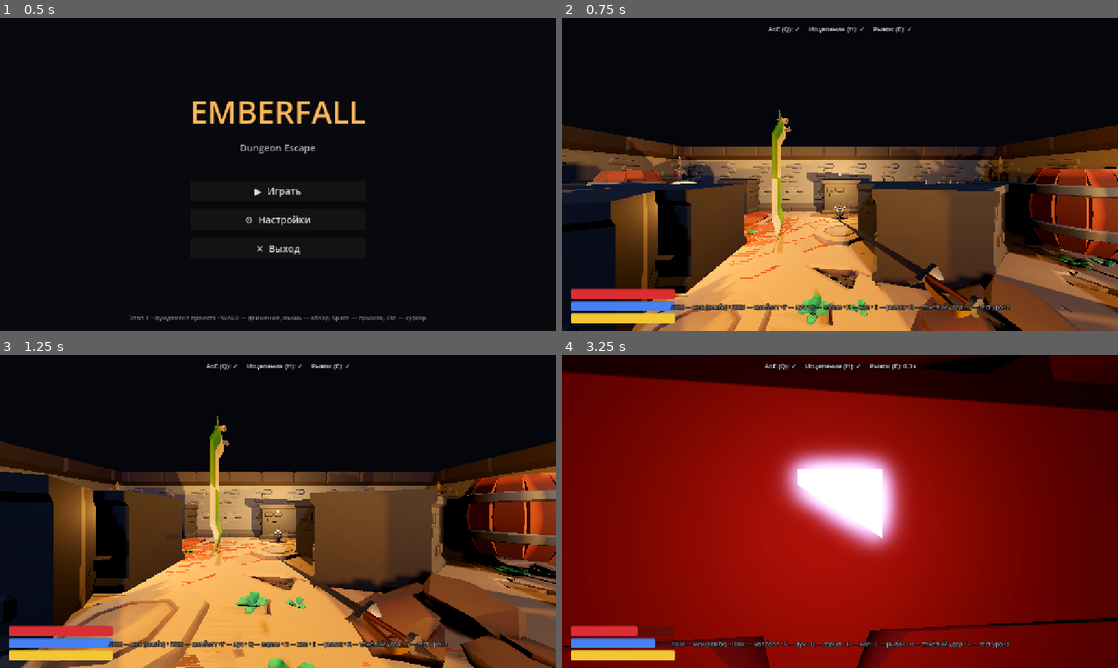
Above: before the commit, frames 1-4 (two rows, left to right).
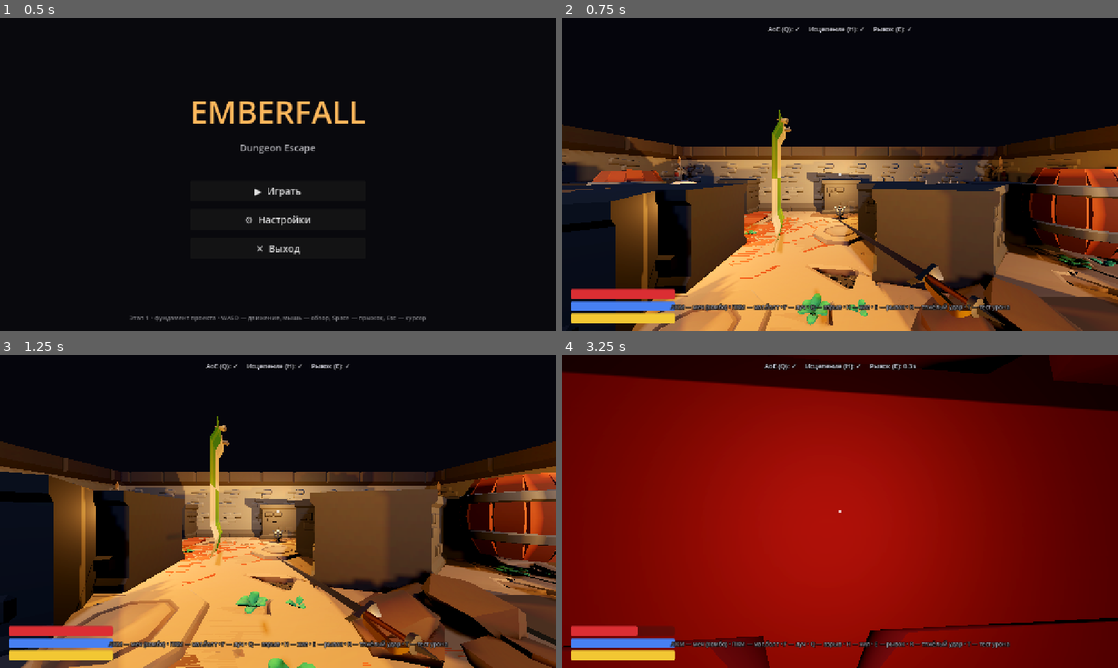
Above: after the commit, the same moments.

Repository: maksummatatov10-spec1231/AgentNeyro
Game: Godot game, scene res://scenes/ui/main_menu.tscn
Two runs of this game, one before a commit and one after it. Both use one fixed random seed, a clock stepped at 60 frames per second and the inputs below.
Inputs (mouse positions are in pixels of both pictures, inside the frame that each line leads up to):
- Up to frame 1 (0.5 s): no input
- Up to frame 2 (0.75 s): click "▶ Играть" at 0.5 s
- Up to frame 3 (1.25 s): no input
- Up to frame 4 (3.25 s): move the mouse to (867, 511) at 1.27 s; hold F (cast_beam) 1.28-2.03 s; hold W (move_forward) from 1.28 s (still down); click (867, 511) at 1.42 s; tap Space (jump) at 1.52, 2.27 s; tap E (dash) at 1.55, 2.1 s; move the mouse to (812, 511) at 2.02 s; click (812, 511) at 2.17 s; tap T (test_self_damage) at 2.3, 2.85 s; move the mouse to (851, 505) at 2.77 s; hold F (cast_beam) from 2.78 s (still down); click (851, 505) at 2.92 s

Frame 1 is identical in both runs. In frame 2, 1.1% of the frame differs, in the area x 78-100%, y 89-100%; in frame 3, 0.9%; in frame 4, 6.3%, in the area x 16-63%, y 29-94%.
Error after the commit: Invalid assignment of property or key 'radius' with value of type 'float' on a base object of type 'CylinderMesh'. (res://scripts/world/dungeon_builder.gd:353)

Commit message:
feat(stage4.0): ловушки, выход/победа, смерть/поражение, друзья; луч убран
- ЛУЧ ПОЛНОСТЬЮ УБРАН (код, нод, материал, константы, ввод)
- ЛОВУШКИ-ШИПЫ: цикл покой→телеграф(жёлтый)→активна(красный, урон по зоне);
  спавн 3 ловушек в данже
- ВЫХОД: светящийся портал + зона-триггер → победа при касании игроком
- ДРУЗЬЯ у выхода (Knight/Mage/Ranger, статичны)
- ЭКРАН ПОБЕДЫ (win_screen) + ЭКРАН ПОРАЖЕНИЯ (death_screen) с кнопками
  Заново / В главное меню
- GameManager: win_game/lose_game/restart_level
- Игрок: при HP=0 → lose_game (death screen)
- Уровень: state PLAYING при загрузке

Co-authored-by: arena-agent <297053741+arena-agent@users.noreply.github.com>

Diff:
--- a/scenes/player/player.tscn
+++ b/scenes/player/player.tscn
@@ -1,7 +1,6 @@
-[gd_scene load_steps=6 format=3]
+[gd_scene load_steps=4 format=3]
 
 [ext_resource type="Script" path="res://scripts/player/player_controller.gd" id="1_player"]
-[ext_resource type="Material" path="res://materials/beam_material.tres" id="beam_mat"]
 
 [sub_resource type="CapsuleShape3D" id="CapsuleShape3D_1"]
 radius = 0.4
@@ -9,9 +8,6 @@
 
 [sub_resource type="BoxShape3D" id="MeleeShape"]
 size = Vector3(1.5, 1.6, 2.6)
-
-[sub_resource type="BoxMesh" id="BeamMesh"]
-size = Vector3(0.22, 0.22, 1)
 
 [node name="Player" type="CharacterBody3D" groups=["player"]]
 script = ExtResource("1_player")
@@ -39,10 +35,3 @@
 
 [node name="CollisionShape3D" type="CollisionShape3D" parent="Head/MeleeArea"]
 shape = SubResource("MeleeShape")
-
-[node name="BeamVisual" type="MeshInstance3D" parent="Head"]
-transform = Transform3D(1, 0, 0, 0, 1, 0, 0, 0, 1, 0, 0, -0.5)
-mesh = SubResource("BeamMesh")
-material_override = ExtResource("beam_mat")
-cast_shadow = 0
-visible = false
--- /dev/null
+++ b/scenes/ui/death_screen.tscn
@@ -0,0 +1,56 @@
+[gd_scene load_steps=2 format=3]
+
+[ext_resource type="Script" path="res://scripts/ui/death_screen.gd" id="1_death"]
+
+[node name="DeathScreen" type="Control"]
+layout_mode = 3
+anchors_preset = 15
+anchor_right = 1.0
+anchor_bottom = 1.0
+script = ExtResource("1_death")
+
+[node name="BG" type="ColorRect" parent="."]
+layout_mode = 1
+anchors_preset = 15
+anchor_right = 1.0
+anchor_bottom = 1.0
+color = Color(0.08, 0.01, 0.01, 0.92)
+
+[node name="VBox" type="VBoxContainer" parent="."]
+layout_mode = 1
+anchors_preset = 8
+anchor_left = 0.5
+anchor_top = 0.5
+anchor_right = 0.5
+anchor_bottom = 0.5
+offset_left = -150
+offset_top = -120
+offset_right = 150
+offset_bottom = 120
+theme_override_constants/separation = 20
+
+[node name="Title" type="Label" parent="VBox"]
+layout_mode = 2
+theme_override_colors/font_color = Color(1.0, 0.25, 0.25, 1)
+theme_override_font_sizes/font_size = 56
+text = "ТЫ ПОГИБ"
+horizontal_alignment = 1
+
+[node name="Sub" type="Label" parent="VBox"]
+layout_mode = 2
+theme_override_colors/font_color = Color(0.8, 0.8, 0.8, 1)
+theme_override_font_sizes/font_size = 18
+text = "Подземелье поглотило тебя."
+horizontal_alignment = 1
+
+[node name="Again" type="Button" parent="VBox"]
+layout_mode = 2
+custom_minimum_size = Vector2(0, 48)
+theme_override_font_sizes/font_size = 20
+text = "Попробовать снова"
+
+[node name="Menu" type="Button" parent="VBox"]
+layout_mode = 2
+custom_minimum_size = Vector2(0, 48)
+theme_override_font_sizes/font_size = 20
+text = "В главное меню"
--- /dev/null
+++ b/scenes/ui/win_screen.tscn
@@ -0,0 +1,56 @@
+[gd_scene load_steps=2 format=3]
+
+[ext_resource type="Script" path="res://scripts/ui/win_screen.gd" id="1_win"]
+
+[node name="WinScreen" type="Control"]
+layout_mode = 3
+anchors_preset = 15
+anchor_right = 1.0
+anchor_bottom = 1.0
+script = ExtResource("1_win")
+
+[node name="BG" type="ColorRect" parent="."]
+layout_mode = 1
+anchors_preset = 15
+anchor_right = 1.0
+anchor_bottom = 1.0
+color = Color(0.02, 0.03, 0.02, 0.92)
+
+[node name="VBox" type="VBoxContainer" parent="."]
+layout_mode = 1
+anchors_preset = 8
+anchor_left = 0.5
+anchor_top = 0.5
+anchor_right = 0.5
+anchor_bottom = 0.5
+offset_left = -150
+offset_top = -120
+offset_right = 150
+offset_bottom = 120
+theme_override_constants/separation = 20
+
+[node name="Title" type="Label" parent="VBox"]
+layout_mode = 2
+theme_override_colors/font_color = Color(0.4, 1.0, 0.5, 1)
+theme_override_font_sizes/font_size = 56
+text = "ТЫ СБЕЖАЛ!"
+horizontal_alignment = 1
+
+[node name="Sub" type="Label" parent="VBox"]
+layout_mode = 2
+theme_override_colors/font_color = Color(0.8, 0.8, 0.8, 1)
+theme_override_font_sizes/font_size = 18
+text = "Друзья встретили тебя у выхода."
+horizontal_alignment = 1
+
+[node name="Again" type="Button" parent="VBox"]
+layout_mode = 2
+custom_minimum_size = Vector2(0, 48)
+theme_override_font_sizes/font_size = 20
+text = "Играть снова"
+
+[node name="Menu" type="Button" parent="VBox"]
+layout_mode = 2
+custom_minimum_size = Vector2(0, 48)
+theme_override_font_sizes/font_size = 20
+text = "В главное меню"
--- a/scripts/autoload/game_manager.gd
+++ b/scripts/autoload/game_manager.gd
@@ -61,5 +61,23 @@
 	Input.mouse_mode = Input.MOUSE_MODE_VISIBLE
 	get_tree().change_scene_to_file("res://scenes/ui/main_menu.tscn")
 
+func win_game() -> void:
+	if state == GameState.WIN or state == GameState.LOSE:
+		return
+	set_state(GameState.WIN)
+	Input.mouse_mode = Input.MOUSE_MODE_VISIBLE
+	get_tree().change_scene_to_file("res://scenes/ui/win_screen.tscn")
+
+func lose_game() -> void:
+	if state == GameState.WIN or state == GameState.LOSE:
+		return
+	set_state(GameState.LOSE)
+	Input.mouse_mode = Input.MOUSE_MODE_VISIBLE
+	get_tree().change_scene_to_file("res://scenes/ui/death_screen.tscn")
+
+func restart_level() -> void:
+	set_state(GameState.PLAYING)
+	get_tree().change_scene_to_file("res://scenes/levels/test_level.tscn")
+
 func quit_game() -> void:
 	get_tree().quit()
--- a/scripts/player/player_controller.gd
+++ b/scripts/player/player_controller.gd
@@ -23,9 +23,6 @@
 const BOLT_COST := 12.0
 const BOLT_SPEED := 22.0
 const BOLT_DMG := 25.0
-const BEAM_COST_PER_SEC := 18.0
-const BEAM_DMG_PER_SEC := 26.0
-const BEAM_RANGE := 16.0
 const AOE_COST := 35.0
 const AOE_DMG := 60.0
 const AOE_RADIUS := 4.0
@@ -61,7 +58,6 @@
 const MELEE_CD := 0.5
 var _melee_active: bool = false
 var _melee_hits: Array = []
-var _beam_active: bool = false
 var _shake: float = 0.0
 
 # Ноды
@@ -69,7 +65,6 @@
 @onready var camera: Camera3D = $Head/Camera3D
 @onready var melee_area: Area3D = $Head/MeleeArea
 @onready var viewmodel: Node3D = $Head/ViewModel
-@onready var beam_visual: MeshInstance3D = $Head/BeamVisual
 
 const VFX_BURST: PackedScene = preload("res://scenes/world/vfx_burst.tscn")
 const PROJECTILE: PackedScene = preload("res://scenes/world/projectile.tscn")
@@ -86,7 +81,6 @@
 	capture_mouse()
 	melee_area.monitoring = false
 	melee_area.body_entered.connect(_on_melee_body_entered)
-	beam_visual.visible = false
 	_load_viewmodel()
 	_load_body()
 	_emit_stats()
@@ -154,14 +148,6 @@
 		_dash()
 	if Input.is_action_just_pressed("test_self_damage"):
 		take_damage(18.0, global_position + Vector3.FORWARD)
-	# Луч (удержание)
-	var want_beam := Input.is_action_pressed("cast_beam")
-	if want_beam and mana > 0.0:
-		if not _beam_active:
-			_beam_active = true
-	elif not want_beam:
-		_beam_active = false
-		beam_visual.visible = false
 
 # ---------------- ФИЗИКА ----------------
 func _physics_process(delta: float) -> void:
@@ -177,8 +163,6 @@
 			_dashing = false
 		move_and_slide()
 		_push_rigidbodies()
-		if _beam_active:
-			_process_beam(delta)
 		return
 	var input_dir := Input.get_vector("move_left", "move_right", "move_forward", "move_back")
 	var speed := walk_speed
@@ -194,8 +178,6 @@
 	velocity.z = lerpf(velocity.z, target.z, smoothing)
 	move_and_slide()
 	_push_rigidbodies()
-	if _beam_active:
-		_process_beam(delta)
 
 func _push_rigidbodies() -> void:
 	for i in get_slide_collision_count():
@@ -257,34 +239,6 @@
 	p.global_position = head.global_position + head.global_transform.basis.z * -0.6
 	p.setup(-head.global_transform.basis.z * BOLT_SPEED, BOLT_DMG, self)
 	EventBus.ability_cast.emit("magic_bolt")
-
-func _process_beam(delta: float) -> void:
-	var cost := BEAM_COST_PER_SEC * delta
-	if mana < cost:
-		_beam_active = false
-		beam_visual.visible = false
-		return
-	mana -= cost
-	var fwd := -camera.global_transform.basis.z
-	var from := camera.global_position
-	var to := from + fwd * BEAM_RANGE
-	var query := PhysicsRayQueryParameters3D.create(from, to)
-	query.exclude = [self]
-	var hit := get_world_3d().direct_space_state.intersect_ray(query)
-	var end_pos := to
-	if hit and hit.has("position"):
-		end_pos = hit["position"]
-		var col = hit.get("collider")
-		if col and col.has_method("take_damage"):
-			col.take_damage(BEAM_DMG_PER_SEC * delta, from)
-	# Визуал луча (старт чуть впереди камеры, чтобы не clip-ить)
-	var vfrom := from + fwd * 0.6
-	var mid := (vfrom + end_pos) * 0.5
-	var dist := vfrom.distance_to(end_pos)
-	beam_visual.global_position = mid
-	beam_visual.look_at(end_pos)
-	beam_visual.scale.z = dist
-	beam_visual.visible = true
 
 func _cast_aoe() -> void:
 	if _cd_aoe > 0.0 or not _can_cast(AOE_COST):
@@ -340,6 +294,7 @@
 	_spawn_vfx(head.global_position, Color(1.0, 0.2, 0.2), 0.4)
 	if hp <= 0.0:
 		EventBus.player_died.emit()
+		GameManager.lose_game()
 
 # ---------------- ХЕЛПЕРЫ ----------------
 func _can_cast(cost: float) -> bool:
--- /dev/null
+++ b/scripts/ui/death_screen.gd
@@ -0,0 +1,13 @@
+extends Control
+## Экран поражения (ты погиб в данже).
+
+func _ready() -> void:
+	Input.mouse_mode = Input.MOUSE_MODE_VISIBLE
+	$VBox/Again.pressed.connect(_on_again)
+	$VBox/Menu.pressed.connect(_on_menu)
+
+func _on_again() -> void:
+	GameManager.restart_level()
+
+func _on_menu() -> void:
+	GameManager.goto_main_menu()
--- /dev/null
+++ b/scripts/ui/win_screen.gd
@@ -0,0 +1,13 @@
+extends Control
+## Экран победы (ты выбрался из данжа).
+
+func _ready() -> void:
+	Input.mouse_mode = Input.MOUSE_MODE_VISIBLE
+	$VBox/Again.pressed.connect(_on_again)
+	$VBox/Menu.pressed.connect(_on_menu)
+
+func _on_again() -> void:
+	GameManager.restart_level()
+
+func _on_menu() -> void:
+	GameManager.goto_main_menu()
--- a/scripts/world/dungeon_builder.gd
+++ b/scripts/world/dungeon_builder.gd
@@ -27,6 +27,9 @@
 	_scatter_props()
 	_spawn_dummies()
 	_spawn_enemies()
+	_spawn_traps()
+	_spawn_exit()
+	GameManager.set_state(GameManager.GameState.PLAYING)
 	EventBus.level_loaded.emit()
 	print("EMBERFALL: данж построен. пол=%d стен=%d колон=%d факел=%d декор=%d" %
 		[floor_tiles.size(), wall_tiles.size(), column_tiles.size(), torch_tiles.size(), prop_tiles.size()])
@@ -320,3 +323,75 @@
 	enemy.attack_damage = float(d["dmg"])
 	enemy.attack_range = float(d["range"])
 	add_child(enemy)
+
+# ---------- ловушки-шипы (Этап 4) ----------
+func _spawn_traps() -> void:
+	var script = load("res://scripts/world/spike_trap.gd")
+	var spots := [
+		Vector3(TILE, 0.06, TILE * 2),
+		Vector3(-TILE * 2, 0.06, -TILE * 2),
+		Vector3(TILE * 2, 0.06, -TILE),
+	]
+	for s in spots:
+		var trap := Area3D.new()
+		trap.position = s
+		var col := CollisionShape3D.new()
+		var box := BoxShape3D.new()
+		box.size = Vector3(1.5, 1.0, 1.5)
+		col.position = Vector3(0, 0.5, 0)
+		col.shape = box
+		trap.add_child(col)
+		trap.set_script(script)
+		add_child(trap)
+
+# ---------- выход + друзья (Этап 4) ----------
+func _spawn_exit() -> void:
+	var pos := Vector3(0.0, 0.0, -(HALL_RADIUS - 1) * TILE)
+	# Светящийся портал-выход
+	var portal := MeshInstance3D.new()
+	var cyl := CylinderMesh.new()
+	cyl.radius = 1.4
+	cyl.height = 3.0
+	portal.mesh = cyl
+	var m := StandardMaterial3D.new()
+	m.albedo_color = Color(0.4, 1.0, 0.7)
+	m.emission_enabled = true
+	m.emission = Color(0.4, 1.0, 0.7)
+	m.emission_energy_multiplier = 3.0
+	portal.material_override = m
+	portal.position = pos + Vector3(0, 1.5, 0)
+	add_child(portal)
+	var light := OmniLight3D.new()
+	light.position = pos + Vector3(0, 2.0, 0)
+	light.light_color = Color(0.4, 1.0, 0.7)
+	light.light_energy = 4.0
+	light.omni_range = 14.0
+	add_child(light)
+	# Зона-триггер победы
+	var zone := Area3D.new()
+	zone.position = pos + Vector3(0, 1.0, 0)
+	var col := CollisionShape3D.new()
+	var box := BoxShape3D.new()
+	box.size = Vector3(2.8, 3.0, 2.0)
+	col.shape = box
+	zone.add_child(col)
+	zone.set_script(load("res://scripts/world/exit_zone.gd"))
+	add_child(zone)
+	_spawn_friends(pos)
+
+func _spawn_friends(exit_pos: Vector3) -> void:
+	# Друзья-авантюристы у выхода (статичны; анимация Idle — позже)
+	var files := ["Knight.glb", "Mage.glb", "Ranger.glb"]
+	var i := 0
+	for fn in files:
+		var p: String = "res://assets/characters/adventurers/" + fn
+		if not ResourceLoader.exists(p):
+			continue
+		var res = load(p)
+		if res == null:
+			continue
+		var fr = res.instantiate()
+		fr.position = exit_pos + Vector3((i - 1) * 1.2, 0.0, 1.8)
+		fr.rotation.y = PI  # лицом к игроку (к центру)
+		add_child(fr)
+		i += 1
--- /dev/null
+++ b/scripts/world/exit_zone.gd
@@ -0,0 +1,9 @@
+extends Area3D
+## Зона выхода (Этап 4). Игрок касается → победа.
+
+func _ready() -> void:
+	body_entered.connect(_on_body_entered)
+
+func _on_body_entered(body: Node) -> void:
+	if body.is_in_group("player"):
+		GameManager.win_game()
--- /dev/null
+++ b/scripts/world/spike_trap.gd
@@ -0,0 +1,62 @@
+extends Area3D
+## Шипованная ловушка (Этап 4). Цикл: покой → телеграф (жёлтый) → активна (красный, урон).
+## Визуал строится в коде (плита), урон — по всем телам в зоне в активной фазе.
+
+@export var period: float = 2.6
+@export var telegraph_time: float = 0.5
+@export var active_time: float = 0.8
+@export var damage_per_sec: float = 32.0
+
+var _timer: float = 0.0
+var _state: int = 0  # 0=покой, 1=телеграф, 2=активна
+var _plate: MeshInstance3D
+var _plate_mat: StandardMaterial3D
+
+const COL_IDLE := Color(0.28, 0.24, 0.2)
+const COL_TELE := Color(1.0, 0.78, 0.2)
+const COL_ACT := Color(1.0, 0.16, 0.16)
+
+func _ready() -> void:
+	_build_visual()
+
+func _build_visual() -> void:
+	_plate = MeshInstance3D.new()
+	var box := BoxMesh.new()
+	box.size = Vector3(1.6, 0.12, 1.6)
+	_plate.mesh = box
+	_plate.position = Vector3.ZERO
+	_plate_mat = StandardMaterial3D.new()
+	_plate_mat.albedo_color = COL_IDLE
+	_plate_mat.emission_enabled = true
+	_plate_mat.emission = COL_IDLE
+	_plate_mat.emission_energy_multiplier = 0.4
+	_plate.material_override = _plate_mat
+	add_child(_plate)
+
+func _physics_process(delta: float) -> void:
+	_timer += delta
+	match _state:
+		0:
+			_set_color(COL_IDLE, 0.4)
+			if _timer >= period:
+				_timer = 0.0
+				_state = 1
+		1:
+			_set_color(COL_TELE, 1.6)
+			if _timer >= telegraph_time:
+				_timer = 0.0
+				_state = 2
+		2:
+			_set_color(COL_ACT, 2.5)
+			for b in get_overlapping_bodies():
+				if b.has_method("take_damage"):
+					b.take_damage(damage_per_sec * delta, global_position)
+			if _timer >= active_time:
+				_timer = 0.0
+				_state = 0
+
+func _set_color(c: Color, energy: float) -> void:
+	if _plate_mat:
+		_plate_mat.albedo_color = c
+		_plate_mat.emission = c
+		_plate_mat.emission_energy_multiplier = energy
Not shown, removed: EMBERFALL_stage3.3.zip
Not shown, added: EMBERFALL_stage4.0.zip
